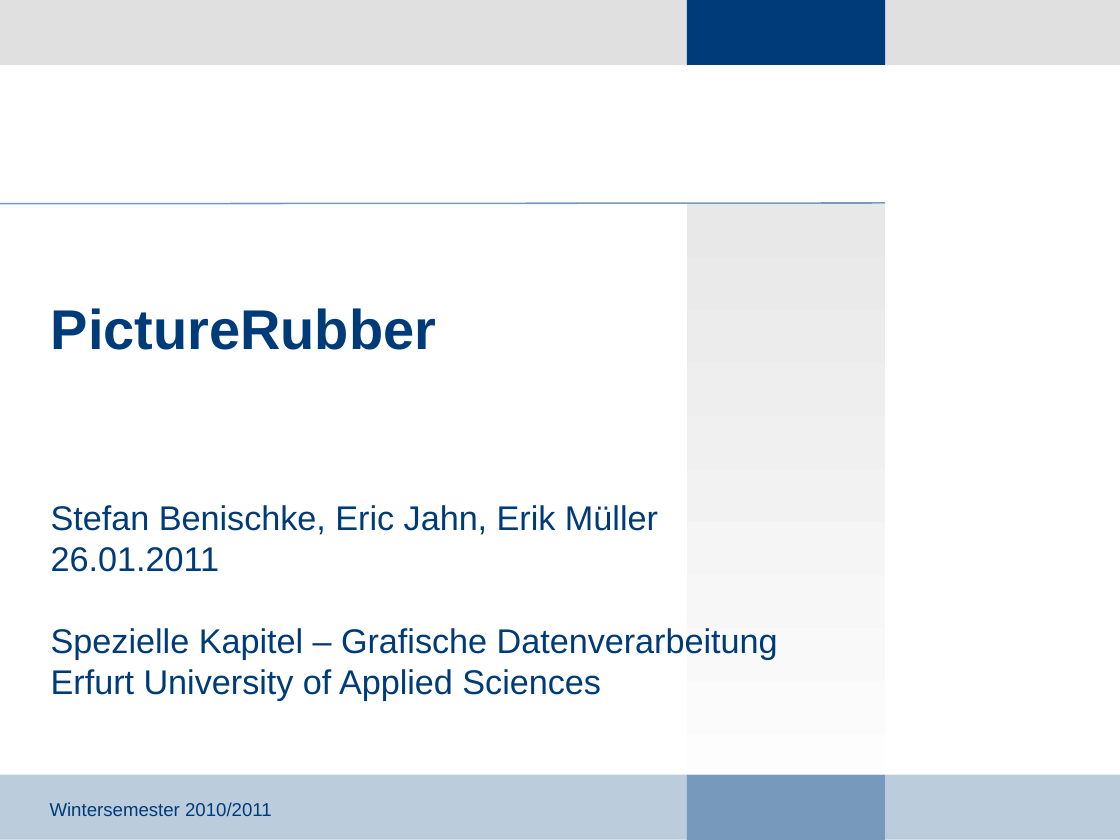
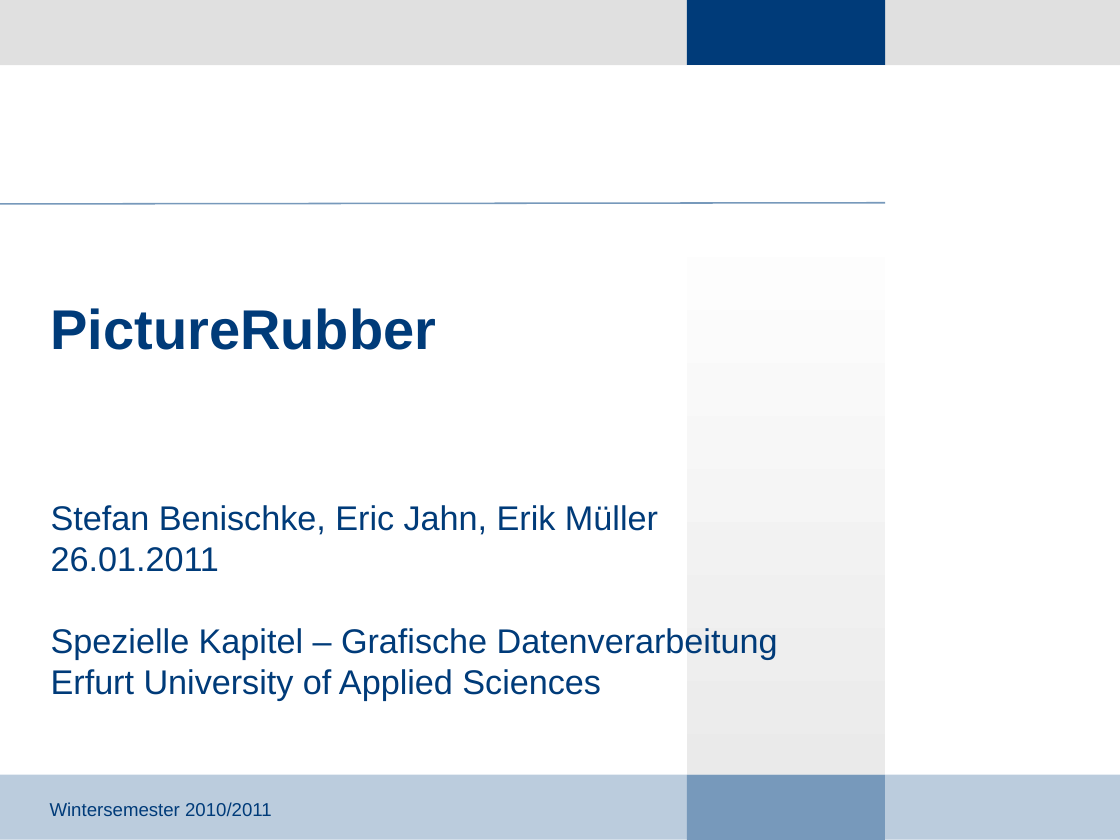
Before and after one commit to giuliarouge/picturerubber, a slide deck: slide 1 of Präsentation.ppt. Drawn at 1120x840 pixels with LibreOffice and Linux fonts; fonts in the diff are those of the drawing; background and template pictures are left out. Boxes give left, top, right and bottom in pixels: in the first picture for what was removed or moved away, otherwise in the second. Text is boxed around its words. In the diff, an @@ line names an element or a change of style, - is before the commit and + after.

```diff
--- a/Präsentation.ppt
+++ b/Präsentation.ppt
@@ rectangle at (687,204,885,840): fill gradient #E8E8E8 to #FFFFFF to gradient #FFFFFF to #E8E8E8 @@
```
Also in this commit, not shown: 8 other slides changed, 1 slide added, 5 other files.
